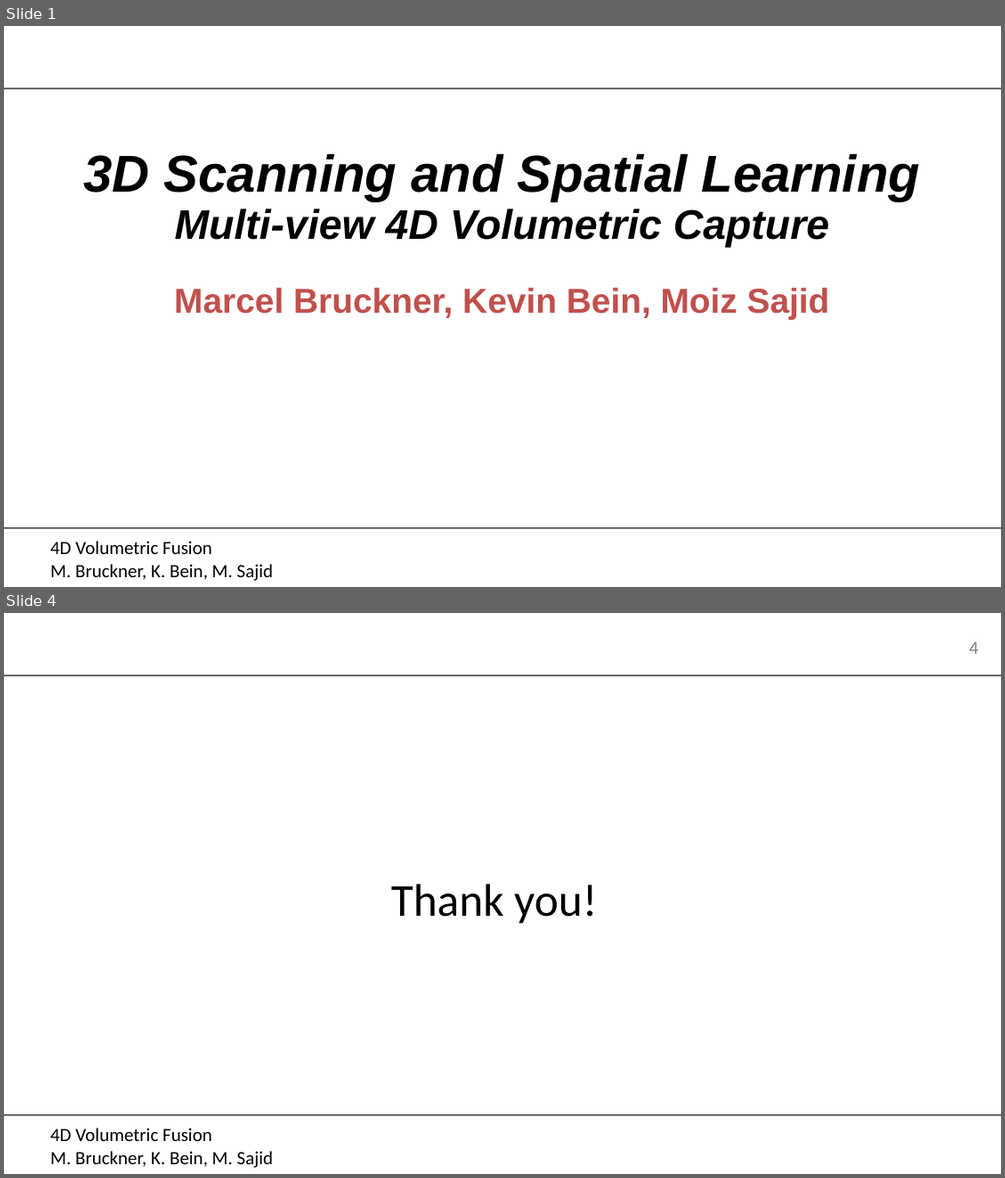
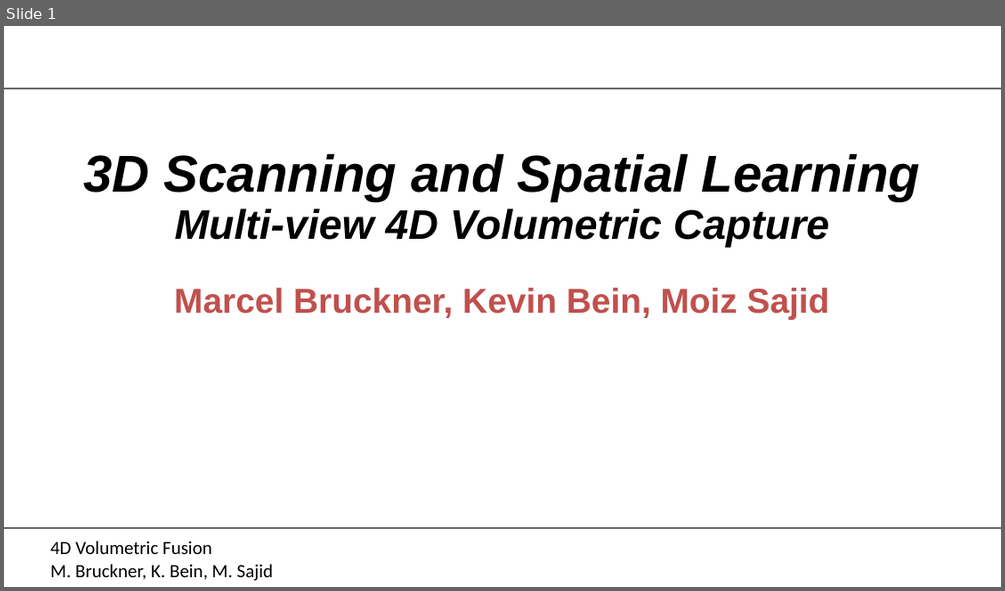
Before and after one commit to MarcelBruckner-TUMProjects/Volumetric-Fusion, a slide deck: Presentations/16.01.2020/presentation.odp. Shown one above the other, each under a label of ours: slides 1 and 4 before the commit, slide 1 after it; the slides between them are not shown. The pictures are 1005x1178 and 1005x591 pixels, drawn with LibreOffice and Linux fonts; fonts in the diff are those of the drawing; background and template pictures are left out. Boxes give left, top, right and bottom in pixels: in the first picture for what was removed or moved away, otherwise in the second. Text is boxed around its words. In the diff, an @@ line names an element or a change of style, - is before the commit and + after.

```diff
--- a/Presentations/16.01.2020/presentation.odp
+++ b/Presentations/16.01.2020/presentation.odp
@@ slide 4 removed at bbox=[4, 613, 1001, 1174], background picture (left out); not listed: 3 template elements that a slide beside it also shows @@
@@ page number removed at bbox=[969, 641, 979, 654] @@
-4
@@ title removed at bbox=[391, 884, 597, 924] @@
-Thank you!
```
Also in this commit, not shown: 2 slides changed, 3 other files.
